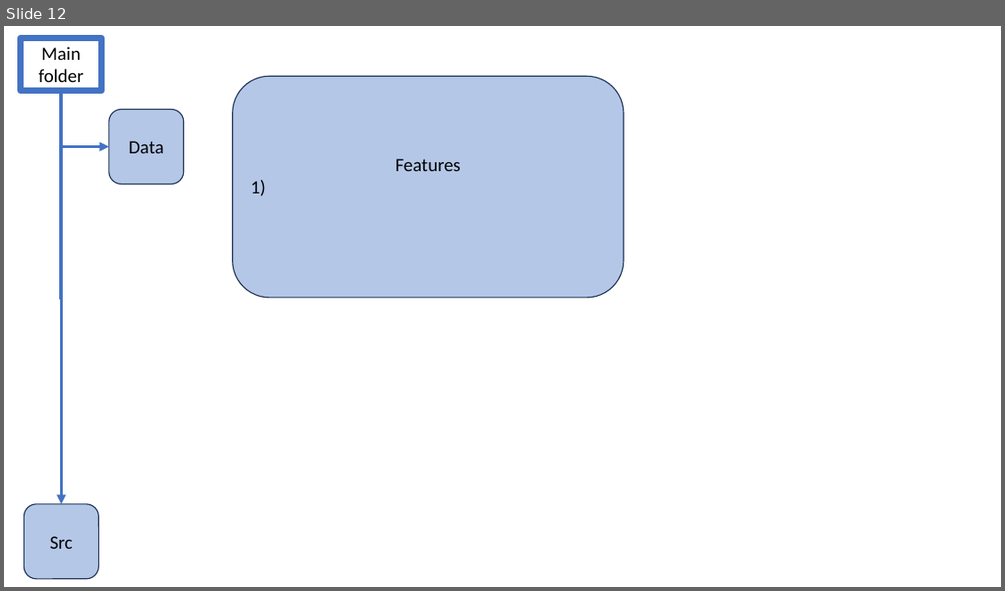
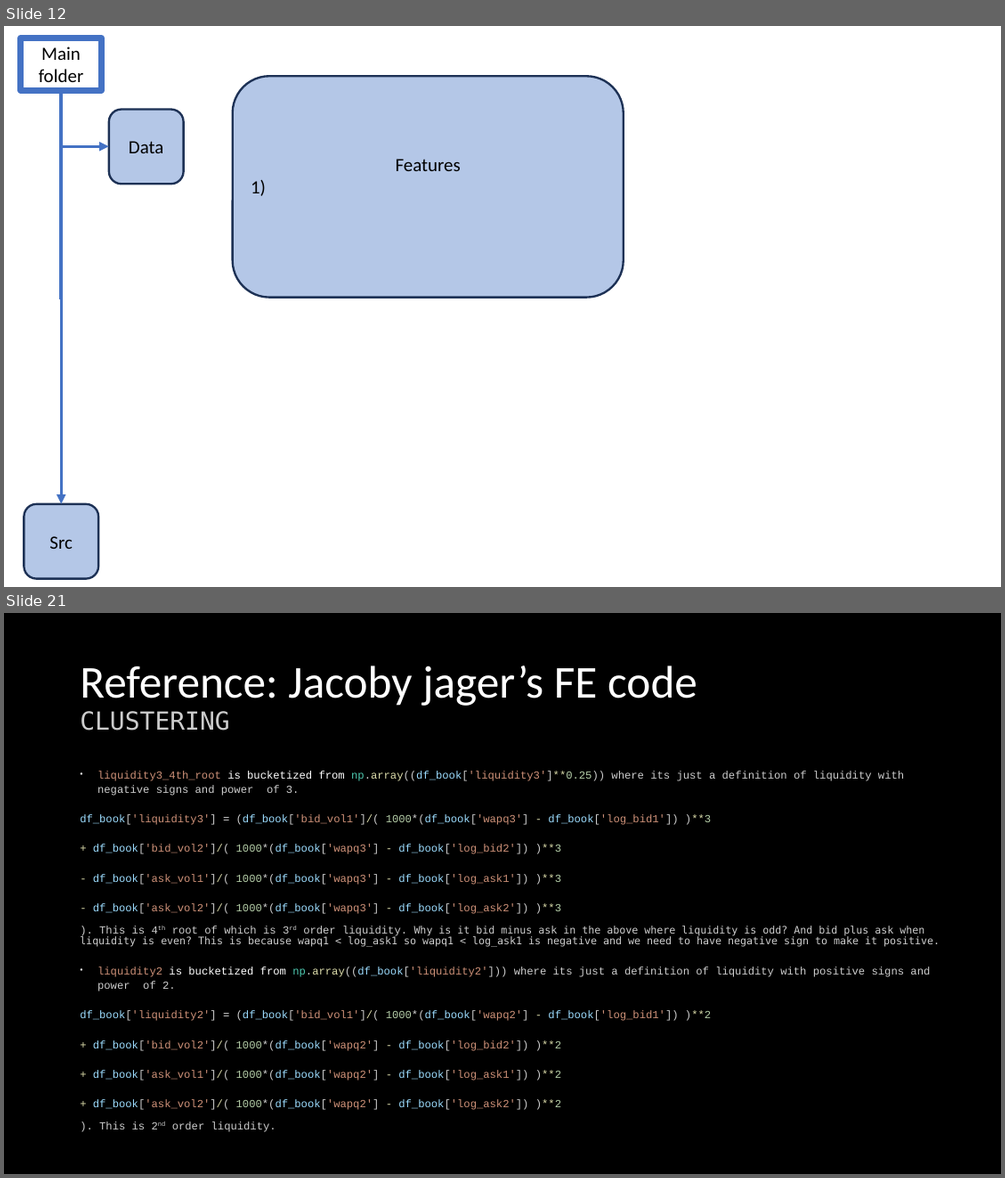
Before and after one commit to JosePeeterson/Optiver-Realized-Volatility-Prediction, a slide deck: docs/Project_help_n_ideas.pptx. Shown one above the other, each under a label of ours: slide 12 before the commit, slides 12 and 21 after it; the slides between them are not shown. The pictures are 1005x591 and 1005x1178 pixels, drawn with LibreOffice and Linux fonts; fonts in the diff are those of the drawing. Boxes give left, top, right and bottom in pixels: in the first picture for what was removed or moved away, otherwise in the second. Text is boxed around its words. In the diff, an @@ line names an element or a change of style, - is before the commit and + after.

Commit message:
Meaningful features for liquidity are added; BUCKETIZING IRREGULARLY SPACED DATA WITHIN FIRST 10 MINS FOR EACH STOCK TO MAKE THEM COMPARABLE ACROSS STOCKS. CREATE GRANULARITY WITHIN 10 FIRST MINS.This is a way to standardize data arriving at irreguar seconds. Next step will be clustering

```diff
--- a/docs/Project_help_n_ideas.pptx
+++ b/docs/Project_help_n_ideas.pptx
@@ slide 21 added at [4, 613, 1001, 1174], background #000000 @@
@@ title added at [80, 666, 697, 730], 44 pt, text #FFFFFF @@
+Reference: Jacoby jager’s FE code
+CLUSTERING
@@ text added at [80, 771, 939, 1132], 10.5 pt, text #CCCCCC @@
+● liquidity3_4th_root is bucketized from np.array((df_book['liquidity3']**0.25)) where its just a definition of liquidity with negative signs and power of 3.
+df_book['liquidity3'] = (df_book['bid_vol1']/( 1000*(df_book['wapq3'] - df_book['log_bid1']) )**3
++ df_book['bid_vol2']/( 1000*(df_book['wapq3'] - df_book['log_bid2']) )**3
+- df_book['ask_vol1']/( 1000*(df_book['wapq3'] - df_book['log_ask1']) )**3
+- df_book['ask_vol2']/( 1000*(df_book['wapq3'] - df_book['log_ask2']) )**3
+). This is 4th root of which is 3rd order liquidity. Why is it bid minus ask in the above where liquidity is odd? And bid plus ask when liquidity is even? This is because wapq1 < log_ask1 so wapq1 < log_ask1 is negative and we need to have negative sign to make it positive.
+● liquidity2 is bucketized from np.array((df_book['liquidity2'])) where its just a definition of liquidity with positive signs and power of 2.
+df_book['liquidity2'] = (df_book['bid_vol1']/( 1000*(df_book['wapq2'] - df_book['log_bid1']) )**2
++ df_book['bid_vol2']/( 1000*(df_book['wapq2'] - df_book['log_bid2']) )**2
++ df_book['ask_vol1']/( 1000*(df_book['wapq2'] - df_book['log_ask1']) )**2
++ df_book['ask_vol2']/( 1000*(df_book['wapq2'] - df_book['log_ask2']) )**2
+). This is 2nd order liquidity.
@@ slide 12 changed as well @@
@@ outline #1E3256 1 pt to #1D3155 2 pt; proportions changed in 3 elements at [109, 109, 184, 184], [24, 504, 99, 579], [233, 76, 624, 297] @@
```
Also in this commit, not shown: 5 other slides changed, 36 other slides added, 7 other files.
